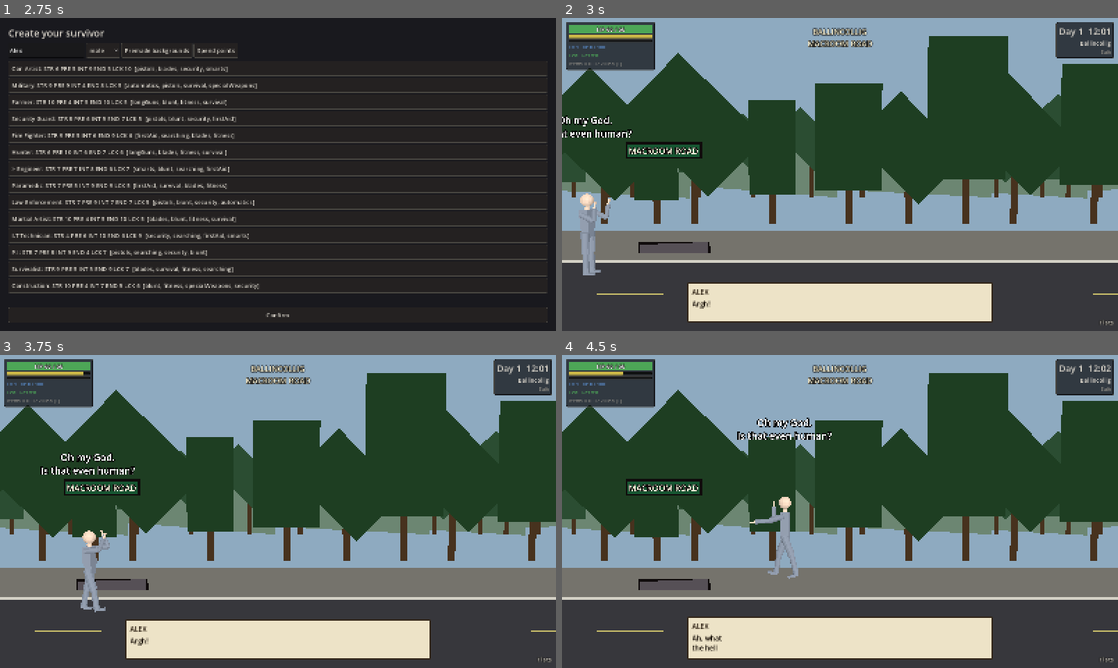
Above: before the commit, frames 1-4 (two rows, left to right).
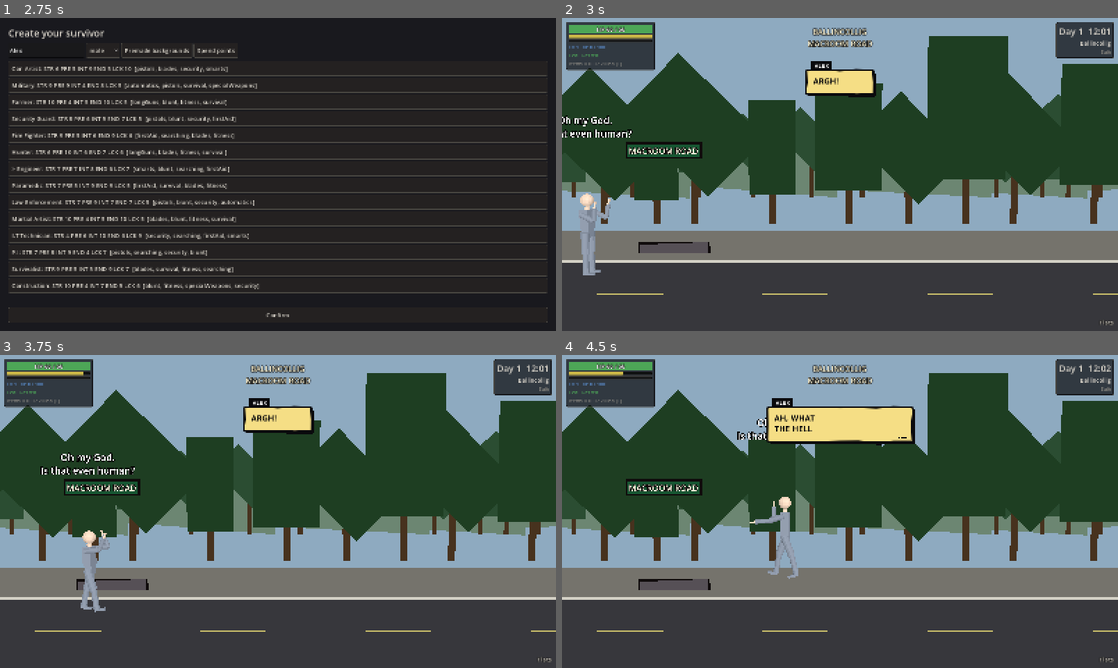
Above: after the commit, the same moments.

Repository: Natkiio/union-city-3d-remake
Game: Godot game, scene res://scenes/ui/main_menu.tscn
Same seed, same stepped clock (60 frames per second), same inputs: the game is played once before the commit and once after it.
Inputs (mouse positions are in pixels of both pictures, inside the frame that each line leads up to):
- Up to frame 1 (2.75 s): click "New Game" at 0.5 s; click (44, 49) at 1.27 s; type "Alex" at 1.35 s; click "New Game" at 2 s
- Up to frame 2 (3 s): click "Confirm" at 2.75 s
- Up to frame 3 (3.75 s): tap Enter (ui_accept) at 3.5 s; move the mouse to (400, 495) at 3.52 s; hold D (move_right) from 3.53 s (still down); hold Shift (run) from 3.53 s (still down); click (400, 495) at 3.67 s
- Up to frame 4 (4.5 s): tap W (jump) at 3.77 s; move the mouse to (728, 527) at 4.27 s; release D (move_right) at 4.28 s; release Shift (run) at 4.28 s; hold A (move_left) from 4.28 s (still down); click (728, 527) at 4.35 s

Frame 1 is identical in both runs. In frame 2, 8.3% of the frame differs, in the area x 22-78%, y 13-98%; in frame 3, 8.3%; in frame 4, 11%.

Commit message:
Dialogue and caption boxes restyled as comic book balloons and narration boxes

Diff:
--- a/scripts/story/cutscene.gd
+++ b/scripts/story/cutscene.gd
@@ -121,7 +121,7 @@
 			var text = _sys("Data").text(a["var2"], StoryNames.context())
 			speech.emit(who, text)
 			if _box != null:
-				_box.show_model(Dialogue.line_model(who, text))
+				_box.show_model(Dialogue.line_model(who, text, 0.0, str(a["var1"])))
 			action_run.emit(fn, [str(a["var1"]), text])
 		"removePartner":
 			_sys("Quests").remove_partner()
--- a/scripts/story/dialogue.gd
+++ b/scripts/story/dialogue.gd
@@ -87,11 +87,11 @@
 
 
 ## A one-line caption model (cutscene speech): no buttons, no pause.
-static func line_model(speaker: String, text: String, seconds: float = 0.0) -> Dictionary:
+static func line_model(speaker: String, text: String, seconds: float = 0.0, who: String = "") -> Dictionary:
 	if seconds <= 0.0:
 		seconds = 1.2 + text.length() * 0.045
 	return {"npc": "", "name": speaker, "title": "", "text": text, "buttons": [],
-		"reward": "", "pause": false, "auto_close": seconds, "kind": "line"}
+		"reward": "", "pause": false, "auto_close": seconds, "kind": "line", "speaker": who}
 
 
 ## Talks to an NPC: completes talk quests aimed at them, then opens the box
--- a/scripts/story/dialogue_box.gd
+++ b/scripts/story/dialogue_box.gd
@@ -13,19 +13,27 @@
 signal closed()
 
 const CHARS_PER_SECOND := 90.0
+const INK := Color(0.04, 0.04, 0.05)
+const PAPER := Color(0.97, 0.96, 0.92)
+const CAPTION_PAPER := Color(0.96, 0.87, 0.52)
+const SCREEN_MARGIN := 24.0
 
 var model: Dictionary = {}
 var typing: bool = false
 var free_on_close: bool = true
 
 var _name_label: Label
-var _title_label: Label
 var _text: RichTextLabel
 var _reward: Label
 var _buttons: HBoxContainer
-var _panel: PanelContainer
+var _balloon: ComicBalloon
+var _content: MarginContainer
+var _font: FontVariation
 var _paused_by_me: bool = false
 var _auto_left: float = -1.0
+var _age: int = 0
+var _big: bool = false
+var _caption: bool = false
 
 
 static func create() -> DialogueBox:
@@ -41,65 +49,103 @@
 
 
 func _build() -> void:
-	_panel = PanelContainer.new()
-	_panel.anchor_left = 0.5
-	_panel.anchor_right = 0.5
-	_panel.anchor_top = 1.0
-	_panel.anchor_bottom = 1.0
-	_panel.offset_left = -440
-	_panel.offset_right = 440
-	# Zero height: the panel is as tall as its text and grows upward from the bottom edge.
-	_panel.offset_top = -24
-	_panel.offset_bottom = -24
-	_panel.grow_vertical = Control.GROW_DIRECTION_BEGIN
-	var style := StyleBoxFlat.new()
-	style.bg_color = Color(0.93, 0.89, 0.78)
-	style.border_color = Color(0.2, 0.15, 0.1)
-	style.set_border_width_all(3)
-	style.set_corner_radius_all(4)
-	style.set_content_margin_all(14)
-	_panel.add_theme_stylebox_override("panel", style)
-	_panel.gui_input.connect(_on_panel_input)
-	add_child(_panel)
+	_font = FontVariation.new()
+	_font.base_font = ThemeDB.fallback_font
+	_font.variation_embolden = 0.55
+	_font.spacing_glyph = 1
+	_balloon = ComicBalloon.new()
+	_balloon.mouse_filter = Control.MOUSE_FILTER_STOP
+	_balloon.gui_input.connect(_on_panel_input)
+	add_child(_balloon)
+	_content = MarginContainer.new()
+	_content.mouse_filter = Control.MOUSE_FILTER_IGNORE
+	_content.add_theme_constant_override("margin_left", 20)
+	_content.add_theme_constant_override("margin_right", 24)
+	_content.add_theme_constant_override("margin_top", 16)
+	_content.add_theme_constant_override("margin_bottom", 14)
+	_balloon.add_child(_content)
 	var box := VBoxContainer.new()
-	box.add_theme_constant_override("separation", 6)
-	_panel.add_child(box)
-	var head := HBoxContainer.new()
-	box.add_child(head)
-	_name_label = Label.new()
-	_name_label.add_theme_color_override("font_color", Color(0.15, 0.1, 0.05))
-	_name_label.add_theme_font_size_override("font_size", 20)
-	head.add_child(_name_label)
-	_title_label = Label.new()
-	_title_label.add_theme_color_override("font_color", Color(0.4, 0.33, 0.25))
-	head.add_child(_title_label)
+	box.mouse_filter = Control.MOUSE_FILTER_IGNORE
+	box.add_theme_constant_override("separation", 8)
+	_content.add_child(box)
 	_text = RichTextLabel.new()
 	_text.bbcode_enabled = false
 	_text.scroll_active = false
 	_text.fit_content = true
-	_text.custom_minimum_size = Vector2(0, 48)
-	_text.add_theme_color_override("default_color", Color(0.1, 0.07, 0.04))
-	_text.add_theme_font_size_override("normal_font_size", 20)
+	_text.autowrap_mode = TextServer.AUTOWRAP_WORD_SMART
+	_text.add_theme_color_override("default_color", INK)
+	_text.add_theme_font_override("normal_font", _font)
+	_text.add_theme_font_size_override("normal_font_size", 22)
 	_text.mouse_filter = Control.MOUSE_FILTER_IGNORE
 	box.add_child(_text)
 	_reward = Label.new()
-	_reward.add_theme_color_override("font_color", Color(0.35, 0.22, 0.05))
+	_reward.add_theme_color_override("font_color", INK)
+	_reward.add_theme_font_override("font", _font)
+	_reward.add_theme_font_size_override("font_size", 18)
 	box.add_child(_reward)
 	_buttons = HBoxContainer.new()
 	_buttons.alignment = BoxContainer.ALIGNMENT_END
-	_buttons.add_theme_constant_override("separation", 12)
+	_buttons.add_theme_constant_override("separation", 14)
 	box.add_child(_buttons)
+	# Narrow black name tag stuck to the top-left corner (narration style).
+	_name_label = Label.new()
+	_name_label.mouse_filter = Control.MOUSE_FILTER_IGNORE
+	_name_label.add_theme_color_override("font_color", Color.WHITE)
+	_name_label.add_theme_font_override("font", _font)
+	_name_label.add_theme_font_size_override("font_size", 15)
+	var tab := StyleBoxFlat.new()
+	tab.bg_color = INK
+	tab.content_margin_left = 10
+	tab.content_margin_right = 10
+	tab.content_margin_top = 2
+	tab.content_margin_bottom = 3
+	_name_label.add_theme_stylebox_override("normal", tab)
+	_balloon.add_child(_name_label)
+
+
+func _button_style(inverted: bool) -> StyleBoxFlat:
+	var st := StyleBoxFlat.new()
+	st.bg_color = Color.WHITE if inverted else INK
+	st.border_color = INK
+	st.set_border_width_all(3)
+	st.content_margin_left = 18
+	st.content_margin_right = 18
+	st.content_margin_top = 6
+	st.content_margin_bottom = 6
+	return st
+
+
+func _make_button(label: String) -> Button:
+	var b := Button.new()
+	b.text = label.to_upper()
+	b.focus_mode = Control.FOCUS_NONE
+	b.add_theme_font_override("font", _font)
+	b.add_theme_font_size_override("font_size", 18)
+	for k in ["font_color", "font_hover_color", "font_pressed_color"]:
+		b.add_theme_color_override(k, Color.WHITE if k == "font_color" else INK)
+	b.add_theme_stylebox_override("normal", _button_style(false))
+	b.add_theme_stylebox_override("hover", _button_style(true))
+	b.add_theme_stylebox_override("pressed", _button_style(true))
+	return b
 
 
 ## Shows a model (replacing any current one) and starts the typewriter.
 func show_model(m: Dictionary) -> void:
-	if _panel == null:
+	if _balloon == null:
 		_ready()
 	var first := not visible
 	model = m
-	_name_label.text = str(m.get("name", "")).to_upper()
-	_title_label.text = ("  " + str(m["title"]).to_upper()) if str(m.get("title", "")) != "" else ""
-	_text.text = str(m.get("text", ""))
+	var nm := str(m.get("name", "")).to_upper()
+	if str(m.get("title", "")) != "":
+		nm += "  /  " + str(m["title"]).to_upper()
+	_name_label.text = nm
+	_name_label.visible = nm != ""
+	var shown := str(m.get("text", "")).to_upper()
+	_text.text = shown
+	_big = (m.get("buttons", []) as Array).size() > 1 or str(m.get("reward", "")) != "" or shown.length() > 170
+	_caption = str(m.get("kind", "")) == "line" and _speaker_node(false) == null
+	_age = 0
+	_layout_text(shown)
 	_text.visible_ratio = 0.0
 	typing = true
 	_reward.text = str(m.get("reward", ""))
@@ -109,8 +155,7 @@
 		c.queue_free()
 	var list: Array = m.get("buttons", [])
 	for i in list.size():
-		var b := Button.new()
-		b.text = str(list[i].get("label", "OK"))
+		var b := _make_button(str(list[i].get("label", "OK")))
 		b.pressed.connect(press_button.bind(i))
 		b.visible = false
 		_buttons.add_child(b)
@@ -128,6 +173,7 @@
 func _process(delta: float) -> void:
 	if not visible:
 		return
+	_place()
 	if typing:
 		var total := maxi(_text.get_total_character_count(), 1)
 		_text.visible_ratio = minf(1.0, _text.visible_ratio + delta * CHARS_PER_SECOND / total)
@@ -193,9 +239,186 @@
 			get_viewport().set_input_as_handled()
 
 
+## Picks the text width: as wide as the text wants, up to a cap.
+func _layout_text(shown: String) -> void:
+	var vp := get_viewport().get_visible_rect().size
+	var cap := 820.0 if _big else minf(vp.x * 0.4, 620.0)
+	var want := _font.get_string_size(shown, HORIZONTAL_ALIGNMENT_LEFT, -1, 22).x + 12.0
+	var w := clampf(want, 150.0, cap)
+	if _big:
+		w = maxf(w, 560.0)
+	_text.custom_minimum_size = Vector2(w, 0)
+	_content.reset_size()
+	_balloon.size = _content.get_combined_minimum_size()
+
+
+## The 3D node that is talking, or null (narration / unknown speaker).
+func _speaker_node(need_visible: bool = true) -> Node3D:
+	var n = model.get("speaker_node", null)
+	if n is Node3D and is_instance_valid(n):
+		return n
+	var id := str(model.get("npc", ""))
+	if id == "":
+		id = str(model.get("speaker", ""))
+	if id == "" or id == "partner" or not is_inside_tree():
+		return null
+	if id == "player":
+		return null # thoughts are narration
+	id = id.trim_prefix("npc_")
+	for c in get_tree().get_nodes_in_group("npc"):
+		if c is Node3D and str(c.get("npc_id")) == id:
+			return c
+	return null
+
+
+func _place() -> void:
+	_age += 1
+	var vp := get_viewport().get_visible_rect().size
+	_content.size = _content.get_combined_minimum_size()
+	var sz := _content.size
+	_balloon.size = sz
+	_balloon.modulate.a = 0.0 if _age < 3 else 1.0
+	var tab_h := _name_label.get_combined_minimum_size().y if _name_label.visible else 0.0
+	_name_label.position = Vector2(14, -tab_h + 1)
+	_name_label.size = _name_label.get_combined_minimum_size()
+	var node := _speaker_node()
+	var cam := get_viewport().get_camera_3d()
+	var head := Vector2.ZERO
+	var has_head := false
+	if node != null and cam != null:
+		var wp := node.global_position + Vector3(0, 2.0, 0)
+		if not cam.is_position_behind(wp):
+			head = cam.unproject_position(wp)
+			has_head = true
+	var pos: Vector2
+	if _caption or not has_head:
+		_balloon.paper = CAPTION_PAPER if _caption else PAPER
+		_balloon.is_caption = _caption
+		pos = Vector2((vp.x - sz.x) * 0.5, 150.0) if _caption else Vector2((vp.x - sz.x) * 0.5, vp.y - sz.y - 30.0)
+		_balloon.tail_to = Vector2.INF
+	else:
+		_balloon.paper = PAPER
+		_balloon.is_caption = false
+		if _big:
+			pos = Vector2(clampf(head.x - sz.x * 0.5, SCREEN_MARGIN, vp.x - sz.x - SCREEN_MARGIN), vp.y - sz.y - 30.0)
+		else:
+			pos = Vector2(head.x - sz.x * 0.5, head.y - sz.y - 56.0)
+			if pos.y < SCREEN_MARGIN + tab_h:
+				pos.y = head.y + 70.0 # no room above: hang below
+		pos.x = clampf(pos.x, SCREEN_MARGIN, vp.x - sz.x - SCREEN_MARGIN)
+		pos.y = clampf(pos.y, SCREEN_MARGIN + tab_h, vp.y - sz.y - SCREEN_MARGIN)
+		_balloon.tail_to = head + Vector2(0, -6) - pos
+	_balloon.position = pos
+	_balloon.indicator = 0
+	if typing:
+		_balloon.indicator = 1
+	elif (model.get("buttons", []) as Array).is_empty() and float(model.get("auto_close", 0.0)) <= 0.0:
+		_balloon.indicator = 2
+	_balloon.queue_redraw()
+
+
 func _on_panel_input(event: InputEvent) -> void:
 	if event is InputEventMouseButton and event.pressed and event.button_index == MOUSE_BUTTON_LEFT:
 		advance()
 
 static func _sys(system: String) -> Node:
 	return (Engine.get_main_loop() as SceneTree).root.get_node(system)
+
+
+## The drawn balloon: jittered hard ink outline, solid black drop shadow, and
+## an optional tail wedge toward the speaker. Local coordinates, origin at the
+## top-left of the balloon.
+class ComicBalloon extends Control:
+	var paper: Color = Color(0.97, 0.96, 0.92)
+	var is_caption: bool = false
+	var tail_to: Vector2 = Vector2.INF
+	var indicator: int = 0 # 0 none, 1 dots (typing), 2 triangle (press E)
+
+	func _outline() -> PackedVector2Array:
+		var w := size.x
+		var h := size.y
+		var r := 3.0 if is_caption else 16.0
+		var rng := RandomNumberGenerator.new()
+		rng.seed = int(w * 31.0 + h * 17.0)
+		var pts := PackedVector2Array()
+		var j := 1.6 if is_caption else 1.4
+		# Walk clockwise from top-left: top, right, bottom (right to left), left.
+		var corners := [Vector2(r, 0), Vector2(w - r, 0), Vector2(w, r), Vector2(w, h - r),
+			Vector2(w - r, h), Vector2(r, h), Vector2(0, h - r), Vector2(0, r)]
+		var edges := [[0, 1], [2, 3], [4, 5], [6, 7]]
+		var arcs := [Vector2(w - r, r), Vector2(w - r, h - r), Vector2(r, h - r), Vector2(r, r)]
+		for ei in 4:
+			var a: Vector2 = corners[edges[ei][0]]
+			var b: Vector2 = corners[edges[ei][1]]
+			var n := maxi(2, int(a.distance_to(b) / 46.0))
+			for i in n:
+				var t := float(i) / n
+				var p := a.lerp(b, t) + Vector2(rng.randf_range(-j, j), rng.randf_range(-j, j))
+				pts.append(p)
+			# end of the straight edge, then the corner arc
+			pts.append(b)
+			if r > 4.0:
+				var c: Vector2 = arcs[ei]
+				var a0: float = [-PI / 2.0, 0.0, PI / 2.0, PI][ei]
+				for k in range(1, 4):
+					var ang: float = a0 + (PI / 2.0) * k / 4.0
+					pts.append(c + Vector2(cos(ang), sin(ang)) * r)
+		return pts
+
+	## The tail points at the speaker but stays a short wedge, never a needle.
+	func _tip(tail_x: float, y0: float) -> Vector2:
+		var base := Vector2(tail_x, y0)
+		var d := tail_to - base
+		var lim := 62.0
+		return base + d.normalized() * minf(d.length(), lim) if d.length() > 0.1 else base
+
+	func _draw() -> void:
+		var tail_side := 0
+		var tail_x := 0.0
+		if not is_caption and tail_to != Vector2.INF:
+			tail_side = 1 if tail_to.y > size.y * 0.5 else -1
+			tail_x = clampf(tail_to.x, 36.0, size.x - 36.0)
+		var body := _outline()
+		var shadow := Vector2(7, 7)
+		var ink := Color(0.04, 0.04, 0.05)
+		var shadow_pts := PackedVector2Array()
+		for p in body:
+			shadow_pts.append(p + shadow)
+		draw_colored_polygon(shadow_pts, ink)
+		var tail_poly := PackedVector2Array()
+		if tail_side != 0:
+			var y0 := size.y if tail_side == 1 else 0.0
+			var inward := -tail_side * 10.0
+			var tip := _tip(tail_x, y0)
+			tail_poly = PackedVector2Array([
+				Vector2(tail_x - 19.0, y0 + inward), Vector2(tail_x + 19.0, y0 + inward), tip])
+			var sh := PackedVector2Array()
+			for p in tail_poly:
+				sh.append(p + shadow)
+			draw_colored_polygon(sh, ink)
+			# black wedge slightly bigger than the paper one makes the outline
+			var big := PackedVector2Array([
+				tail_poly[0] + Vector2(-4, 0), tail_poly[1] + Vector2(4, 0),
+				tip + Vector2(0, 3.0 * tail_side)])
+			draw_colored_polygon(big, ink)
+		draw_colored_polygon(body, paper)
+		var outline := body.duplicate()
+		outline.append(body[0])
+		draw_polyline(outline, ink, 5.0, true)
+		if tail_side != 0:
+			var y0 := size.y if tail_side == 1 else 0.0
+			var tip := _tip(tail_x, y0)
+			var inner := PackedVector2Array([
+				Vector2(tail_x - 14.0, y0 - tail_side * 4.0), Vector2(tail_x + 14.0, y0 - tail_side * 4.0), tip])
+			draw_colored_polygon(inner, paper)
+			# erase the border across the mouth of the tail
+			draw_line(Vector2(tail_x - 13.0, y0), Vector2(tail_x + 13.0, y0), paper, 7.0)
+		if indicator == 1:
+			var t := Time.get_ticks_msec() / 220
+			for i in 3:
+				draw_circle(Vector2(size.x - 38 + i * 9, size.y - 12), 2.6 if (t + i) % 3 != 0 else 3.6, ink)
+		elif indicator == 2:
+			var bob := sin(Time.get_ticks_msec() / 160.0) * 2.0
+			draw_colored_polygon(PackedVector2Array([
+				Vector2(size.x - 30, size.y - 20 + bob), Vector2(size.x - 14, size.y - 20 + bob),
+				Vector2(size.x - 22, size.y - 9 + bob)]), ink)
--- /dev/null
+++ b/tests/capture_dialogue.gd
@@ -0,0 +1,77 @@
+extends SceneTree
+## Not a test: screenshots the comic-style dialogue boxes (windowed).
+##   godot --path . -s tests/capture_dialogue.gd -- out=/tmp/comic_after
+
+func _initialize() -> void:
+	var out := "/tmp/comic_after"
+	for a in OS.get_cmdline_user_args():
+		if a.begins_with("out="):
+			out = a.substr(4)
+	DirAccess.make_dir_recursive_absolute(out)
+	await process_frame
+	root.get_node("SaveGame").autosave_enabled = false
+	var world := root.get_node("World")
+	world.fade_enabled = false
+	world.start_new_game()
+	for i in 20:
+		await process_frame
+	# (1) opening captions: run the cutscene until a box is visible
+	for shot in ["caption_a", "caption_b", "caption_c"]:
+		var found := false
+		for i in 400:
+			await process_frame
+			for n in root.get_children():
+				if n is DialogueBox and n.visible and not n.typing:
+					found = true
+			if found:
+				break
+		for i in 8:
+			await process_frame
+		_save(out, shot)
+		if shot != "caption_c":
+			for i in 90:
+				await process_frame
+	# (2) Fred's offer, (3) a plain chat
+	for n in root.get_children():
+		if n is DialogueBox:
+			n.close()
+	root.get_node("Director").enabled = false
+	world.enter_location("16")
+	for i in 20:
+		await process_frame
+	await _talk(world, "Fred", out, "fred")
+	await _talk(world, "Anna", out, "chat")
+	print("saved")
+	quit(0)
+
+func _talk(world: Node, id: String, out: String, tag: String) -> void:
+	var scn := current_scene
+	var player: Node3D = root.get_tree().get_first_node_in_group("player")
+	var npc: Node3D = null
+	for c in root.get_tree().get_nodes_in_group("npc"):
+		if str(c.get("npc_id")) == id:
+			npc = c
+	if npc == null:
+		var lvl: Node = world.level()
+		npc = load("res://scenes/story/npc.tscn").instantiate()
+		npc.setup(id)
+		lvl.add_child(npc)
+		npc.global_position = Vector3(player.global_position.x + 3.0, player.global_position.y, 0)
+		npc.set_physics_process(false)
+	npc.visible = true
+	player.global_position.x = npc.global_position.x - 3.0
+	for i in 10:
+		await process_frame
+	var box := Dialogue.open(root.get_tree(), id)
+	if box == null:
+		print("no dialogue for ", id)
+		return
+	for i in 300:
+		await process_frame
+	_save(out, tag)
+	box.close()
+	for i in 5:
+		await process_frame
+
+func _save(out: String, name: String) -> void:
+	root.get_viewport().get_texture().get_image().save_png(out.path_join(name + ".png"))
Not shown, added: tests/capture_dialogue.gd.uid
